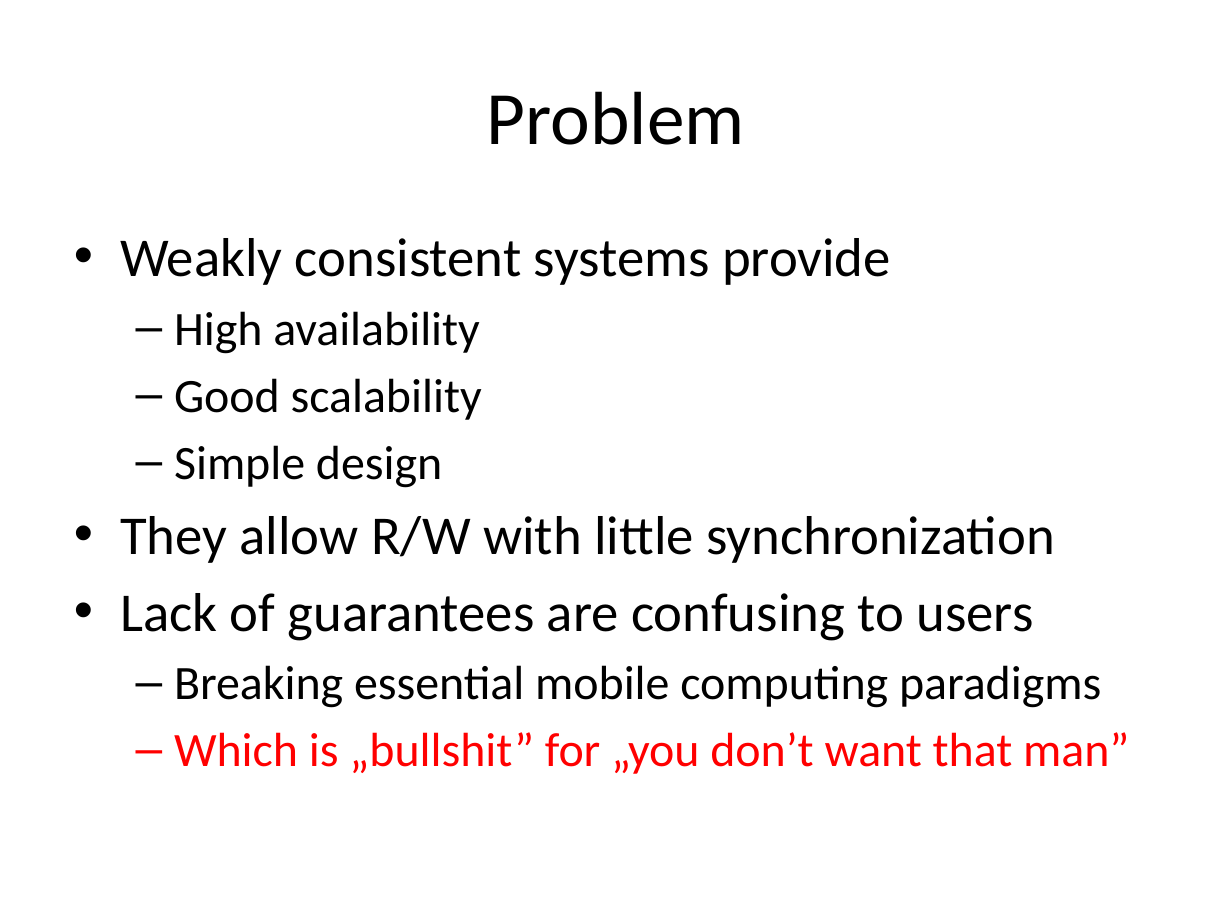
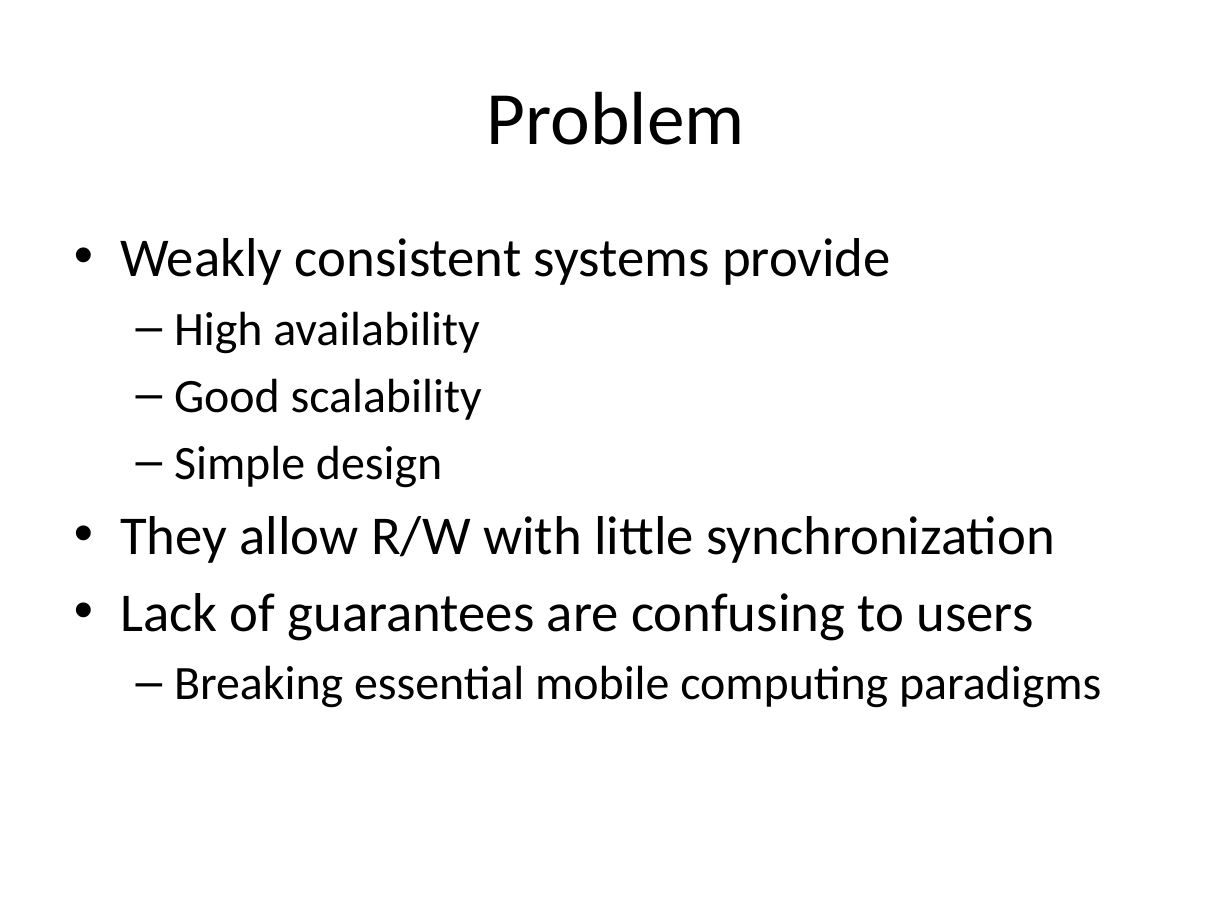
Before and after one commit to balidani/bomberman, a slide deck: slide 2 of presentation/slides_daniel.pptx. Drawn at 1232x924 pixels with LibreOffice and Linux fonts; fonts in the diff are those of the drawing. Boxes give left, top, right and bottom in pixels: in the first picture for what was removed or moved away, otherwise in the second. Text is boxed around its words. In the diff, an @@ line names an element or a change of style, - is before the commit and + after.

Commit message:
Added more slides

```diff
--- a/presentation/slides_daniel.pptx
+++ b/presentation/slides_daniel.pptx
@@ text at <box>174,732,1129,774</box>: paragraph removed @@
-  – Which is „bullshit” for „you don’t want that man”
```
Also in this commit, not shown: 2 other slides changed, 7 slides added.
